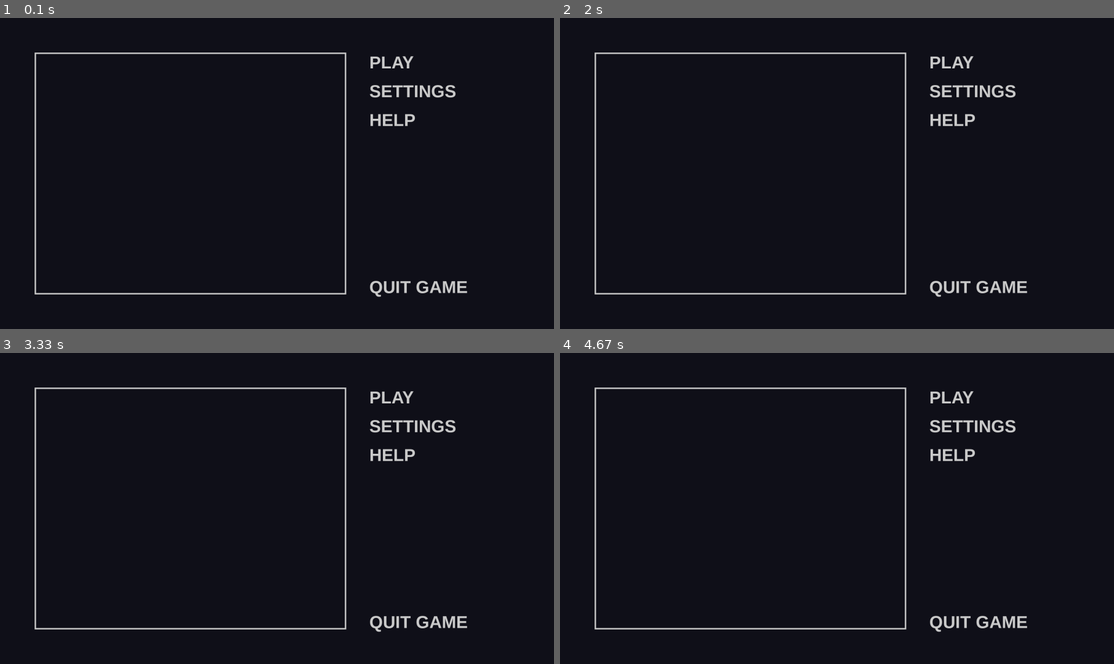
Above: before the commit, frames 1-4 (two rows, left to right).
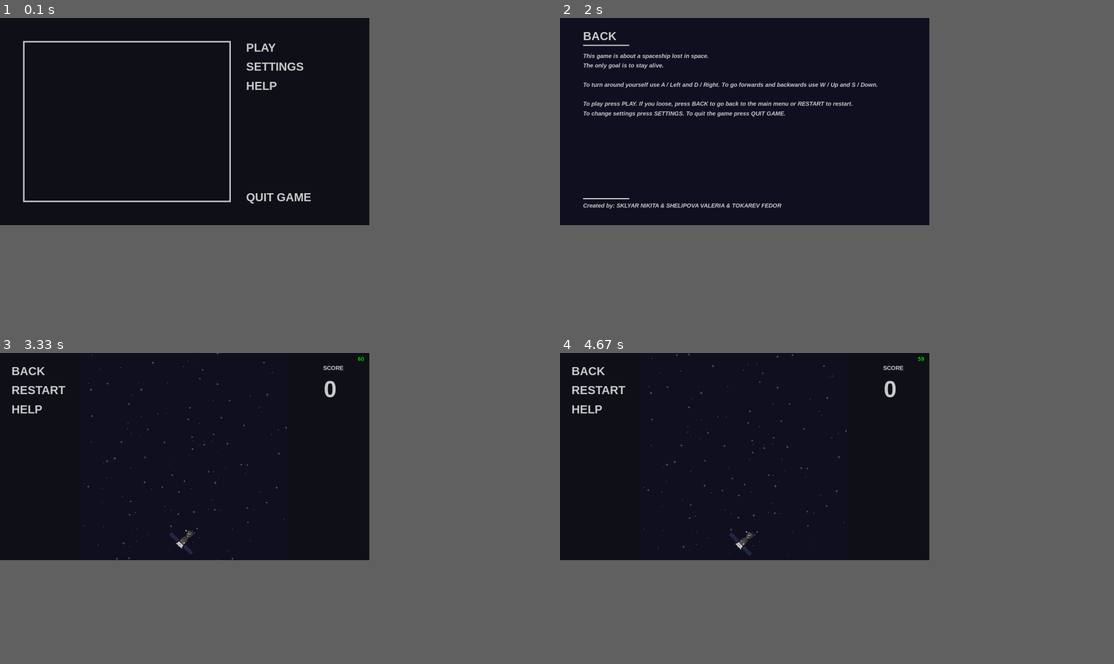
Above: after the commit, the same moments.

Repository: alryks/PyGameYalProject
Game: pygame game, started from main.py
Same seed, same stepped clock (60 frames per second), same inputs: the game is played once before the commit and once after it.
Inputs (mouse positions are in pixels of both pictures, inside the frame that each line leads up to):
- Up to frame 1 (0.1 s): no input
- Up to frame 2 (2 s): press the mouse at (837, 64) at 0.37 s; move the mouse to (831, 92) at 0.47 s; release the mouse at (831, 117) at 0.6 s; press the mouse at (803, 77) at 0.7 s; move the mouse to (792, 73) at 0.8 s; release the mouse at (776, 67) at 0.93 s; press the mouse at (626, 77) at 1.03 s; move the mouse to (704, 98) at 1.13 s; release the mouse at (781, 120) at 1.27 s; press the mouse at (598, 36) at 1.37 s; move the mouse to (659, 105) at 1.47 s; release the mouse at (715, 176) at 1.6 s; press the mouse at (820, 86) at 1.7 s; move the mouse to (759, 139) at 1.8 s; release the mouse at (698, 195) at 1.93 s
- Up to frame 3 (3.33 s): press the mouse at (38, 371) at 2.03 s; move the mouse to (110, 452) at 2.13 s; release the mouse at (188, 533) at 2.27 s; press the mouse at (260, 380) at 2.37 s; move the mouse to (271, 430) at 2.47 s; release the mouse at (282, 477) at 2.6 s; hold Right 2.67-3.13 s; hold Up from 3.17 s (still down)
- Up to frame 4 (4.67 s): release Up at 3.47 s; press the mouse at (598, 390) at 3.53 s; move the mouse to (731, 452) at 3.63 s; release the mouse at (870, 517) at 3.77 s; hold Right 3.83-4.3 s; hold Left from 4.33 s (still down)
In our replay, the window is 900x506 before the commit and 600x337 after it. These sizes can differ from the game's own. Grey fills any space a smaller window leaves; there, only what the larger window draws over its background counts as a difference.

The runs differ from the first frame. In frame 1, 3.5% of the frame differs, in the area x 4-85%, y 7-90%; in frame 2, 4.3%, in the area x 4-85%, y 4-90%; in frame 3, 2.8%; in frame 4, 2.8%.

Commit message:
Added SETTINGS menu.

Diff:
--- a/main.py
+++ b/main.py
@@ -81,7 +81,7 @@
 
 
 '''
-Loading preferences
+Preferences
 '''
 
 
@@ -92,9 +92,17 @@
     global height
     with open("preferences.txt") as prefs:
         size = width, height = tuple(int(num) for num in
-                                prefs.readline().split(", "))
+                                prefs.readline().split("x"))
         fps = int(prefs.readline())
 
+
+def change_prefs(text):
+    global size
+    global fps
+    global width
+    global height
+    with open("preferences.txt", "w") as prefs:
+        prefs.write(text + '\n' + str(fps))
 
 '''
 Terminate
@@ -270,6 +278,49 @@
         screen.blit(self.string_rendered, self.rect)
 
 
+class Choose(pygame.sprite.Sprite):
+    def __init__(self, text, pos, i):
+        super().__init__(choose)
+        self.font = pygame.font.SysFont("Trebuchet MS", int(60 * height / 1080), True)
+        self.color = '#CCCCCC'
+        self.text = text
+        self.pos = self.x, self.y = pos
+        self.i = i
+        self.string_rendered = self.font.render(self.text, True, self.color)
+        self.rect = self.string_rendered.get_rect()
+        self.rect.x = self.x
+        self.rect.y = self.y
+        self.is_focused = False
+
+    def update(self, *args):
+        self.rect.y = self.y
+        pos, clicked = args[0], args[1]
+        self.is_focused = self.rect.x - int(60 * height / 1080) <= pos[0] <= self.rect.x + self.rect.w and self.rect.y <= pos[1] <= self.rect.y + self.rect.h
+        if self.is_focused and clicked:
+            pygame.draw.circle(screen, self.color, (self.rect.x - int(30 * height / 1080), self.rect.y + self.rect.h // 2), int(10 * height / 1080))
+            if self.i < 3:
+                chooses[0] = 0
+                chooses[1] = 0
+                chooses[2] = 0
+            else:
+                chooses[3] = 0
+                chooses[4] = 0
+            chooses[self.i] = 1
+            if self.text == 'FULLSCREEN':
+                flags = DOUBLEBUF | FULLSCREEN
+                change_prefs('x'.join(list(map(str, list(pygame.display.get_desktop_sizes()[0])))))
+            else:
+                flags = DOUBLEBUF
+                change_prefs(self.text)
+            load_prefs()
+            pygame.display.set_mode(size, flags)
+        if chooses[self.i]:
+            pygame.draw.circle(screen, self.color, (self.rect.x - int(30 * height / 1080), self.rect.y + self.rect.h // 2), int(10 * height / 1080))
+        self.string_rendered = self.font.render(self.text, True, self.color)
+        screen.blit(self.string_rendered, self.rect)
+        pygame.draw.circle(screen, self.color, (self.rect.x - int(30 * height / 1080), self.rect.y + self.rect.h // 2), int(15 * height / 1080), int(3 * height / 1080))
+
+
 class ScreenChange(Exception):
     def __init__(self, screen):
         self.screen = screen
@@ -352,11 +403,72 @@
         pygame.draw.rect(screen, '#CCCCCC', (height / 1080 * 120, height / 1080 * 940, height / 1080 * 240, height / 1080 * 6), 0)
 
         screen.blit(text1, (height / 1080 * 120, height / 1080 * text_y))
-        screen.blit(text2, (height / 1080 * 120, height / 1080 * text_y + 50))
-        screen.blit(text3, (height / 1080 * 120, height / 1080 * text_y + 150))
-        screen.blit(text4, (height / 1080 * 120, height / 1080 * text_y + 250))
-        screen.blit(text5, (height / 1080 * 120, height / 1080 * text_y + 300))
+        screen.blit(text2, (height / 1080 * 120, height / 1080 * (text_y + 50)))
+        screen.blit(text3, (height / 1080 * 120, height / 1080 * (text_y + 150)))
+        screen.blit(text4, (height / 1080 * 120, height / 1080 * (text_y + 250)))
+        screen.blit(text5, (height / 1080 * 120, height / 1080 * (text_y + 300)))
         screen.blit(created_by, (height / 1080 * 120, height / 1080 * 960))
+
+        pygame.display.flip()
+        clock.tick(fps)
+
+
+def settings_screen():
+    b_back = Button('BACK', (int(height / 1080 * 120), int(height / 1080 * 60)))
+
+    choose_fullscreen = Choose('FULLSCREEN', (int(height / 1080 * 165), int(height / 1080 * 280)), 0)
+    choose_fullhd = Choose('1920x1080', (int(height / 1080 * 665), int(height / 1080 * 280)), 1)
+    choose_hd = Choose('1280x720', (int(height / 1080 * 1165), int(height / 1080 * 280)), 2)
+
+    running = True
+
+    pos = (0, 0)
+
+    text_y = 200
+    # text2 = font.render('Show FPS?', True, '#CCCCCC')
+
+    while running:
+        font = pygame.font.SysFont("Trebuchet MS", int(30 * height / 1080), True, True)
+        text1 = font.render('Choose resolution', True, '#CCCCCC')
+        clicked = False
+
+        for event in pygame.event.get():
+            if event.type == pygame.QUIT:
+                change_prefs('1280x720')
+                terminate()
+            elif event.type == pygame.MOUSEMOTION:
+                pos = event.pos
+            elif event.type == pygame.MOUSEBUTTONDOWN:
+                clicked = True
+
+        screen.fill("#111122")
+        try:
+            all_sprites.update(pos, clicked)
+            btns.update(pos, clicked)
+        except ScreenChange as e:
+            return e.screen
+
+        choose.update(pos, clicked)
+
+        b_back.kill()
+        choose_fullscreen.kill()
+        choose_fullhd.kill()
+        choose_hd.kill()
+
+        b_back = Button('BACK',
+                        (int(height / 1080 * 120), int(height / 1080 * 60)))
+
+        choose_fullscreen = Choose('FULLSCREEN', (
+        int(height / 1080 * 165), int(height / 1080 * 280)), 0)
+        choose_fullhd = Choose('1920x1080', (
+        int(height / 1080 * 665), int(height / 1080 * 280)), 1)
+        choose_hd = Choose('1280x720', (
+        int(height / 1080 * 1165), int(height / 1080 * 280)), 2)
+
+        pygame.draw.rect(screen, '#CCCCCC', (height / 1080 * 120, height / 1080 * 140, height / 1080 * 240, height / 1080 * 6), 0)
+
+        screen.blit(text1, (height / 1080 * 120, height / 1080 * text_y))
+        # screen.blit(text2, (height / 1080 * 120, height / 1080 * (text_y + 250)))
 
         pygame.display.flip()
         clock.tick(fps)
@@ -474,6 +586,7 @@
     ''
 
     where_to_go = 'START'
+    chooses = [0, 0, 1, 1, 0]
 
     while where_to_go != 'QUIT GAME':
         load_prefs()
@@ -484,6 +597,7 @@
         clock = pygame.time.Clock()
         all_sprites = pygame.sprite.Group()
         btns = pygame.sprite.Group()
+        choose = pygame.sprite.Group()
 
         if where_to_go == 'START' or where_to_go == 'BACK':
             where_to_go = start_screen()
@@ -501,3 +615,5 @@
             where_to_go = game_screen()
         elif where_to_go == 'HELP':
             where_to_go = help_screen()
+        elif where_to_go == 'SETTINGS':
+            where_to_go = settings_screen()
--- a/preferences.txt
+++ b/preferences.txt
@@ -1,2 +1,2 @@
-1920, 1080
+1280x720
 60
